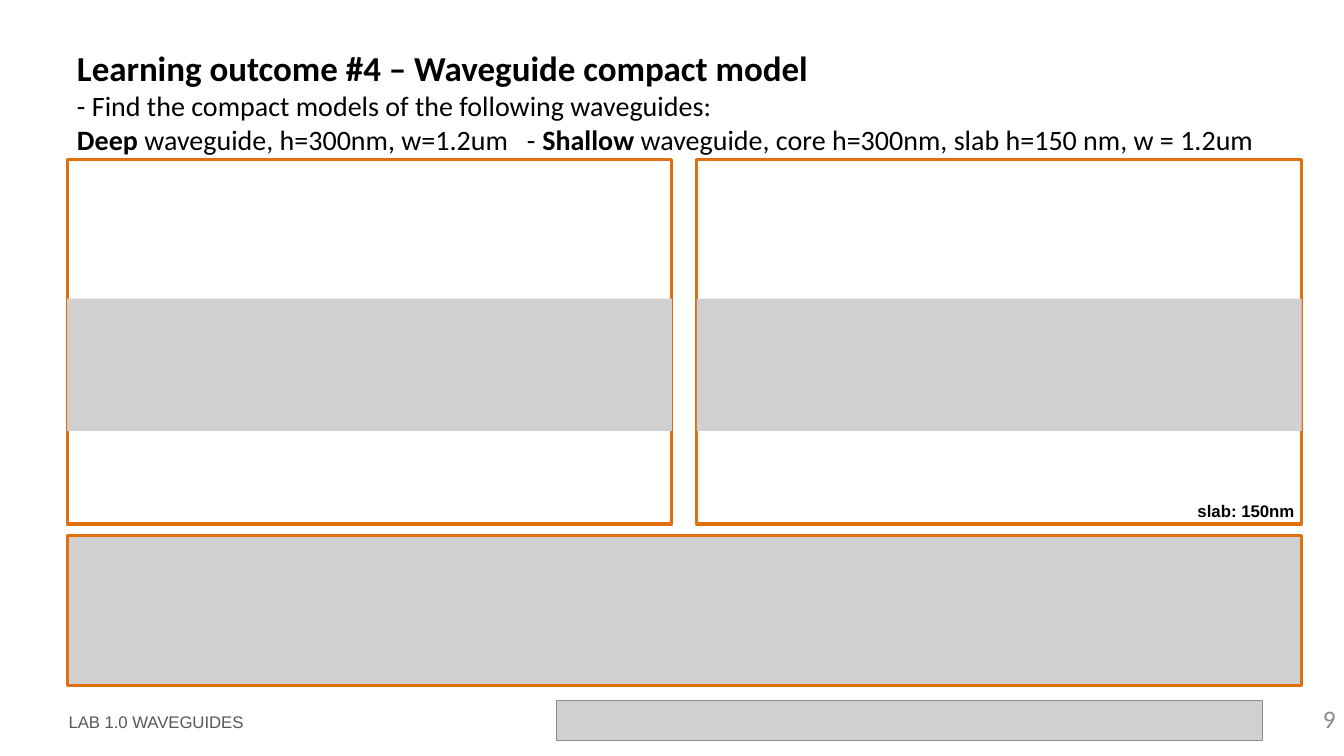
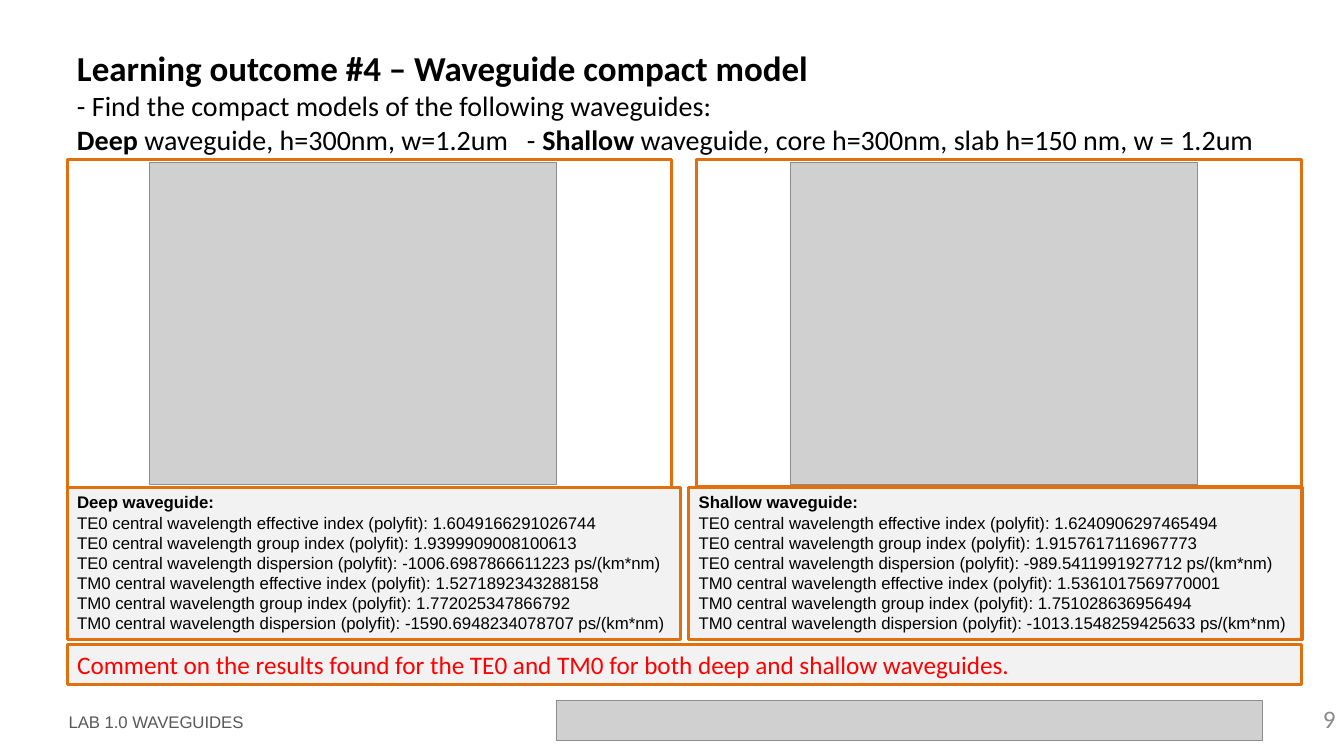
Before and after one commit to jllanoh/cifoin-lab1, a slide deck: slide 9 of LabBook_10.pptx. Drawn at 1344x756 pixels with LibreOffice and Linux fonts; fonts in the diff are those of the drawing; grey boxes stand for pictures; background and template pictures are left out. Boxes give left, top, right and bottom in pixels: in the first picture for what was removed or moved away, otherwise in the second. Text is boxed around its words. In the diff, an @@ line names an element or a change of style, - is before the commit and + after.

```diff
--- a/LabBook_10.pptx
+++ b/LabBook_10.pptx
@@ rectangle: place and size @@
-rectangle at [68,159,673,524]
+rectangle at [68,159,673,487]
@@ picture added at [149,162,557,484] @@
@@ rectangle: place and size @@
-rectangle at [697,159,1302,524]
+rectangle at [697,159,1302,486]
@@ picture added at [790,162,1198,484] @@
@@ picture removed at [68,298,673,431] @@
@@ picture removed at [697,298,1302,431] @@
@@ rectangle added at [68,487,681,639], fill #F2F2F2, outline #E0700D 2.25 pt, 12 pt, text #000000 @@
+Deep waveguide:
+TE0 central wavelength effective index (polyfit): 1.6049166291026744
+TE0 central wavelength group index (polyfit): 1.9399909008100613
+TE0 central wavelength dispersion (polyfit): -1006.6987866611223 ps/(km*nm)
+TM0 central wavelength effective index (polyfit): 1.5271892343288158
+TM0 central wavelength group index (polyfit): 1.772025347866792
+TM0 central wavelength dispersion (polyfit): -1590.6948234078707 ps/(km*nm)
@@ rectangle added at [689,487,1302,639], fill #F2F2F2, outline #E0700D 2.25 pt, 12 pt, text #000000 @@
+Shallow waveguide:
+TE0 central wavelength effective index (polyfit): 1.6240906297465494
+TE0 central wavelength group index (polyfit): 1.9157617116967773
+TE0 central wavelength dispersion (polyfit): -989.5411991927712 ps/(km*nm)
+TM0 central wavelength effective index (polyfit): 1.5361017569770001
+TM0 central wavelength group index (polyfit): 1.751028636956494
+TM0 central wavelength dispersion (polyfit): -1013.1548259425633 ps/(km*nm)
@@ picture removed at [68,536,1303,687] @@
@@ rectangle added at [68,644,1303,685], fill #F2F2F2, outline #E0700D 2.25 pt, 18 pt, text #FF0000 @@
+Comment on the results found for the TE0 and TM0 for both deep and shallow waveguides.
```
Also in this commit, not shown: 4 other slides changed, 2 other files.
